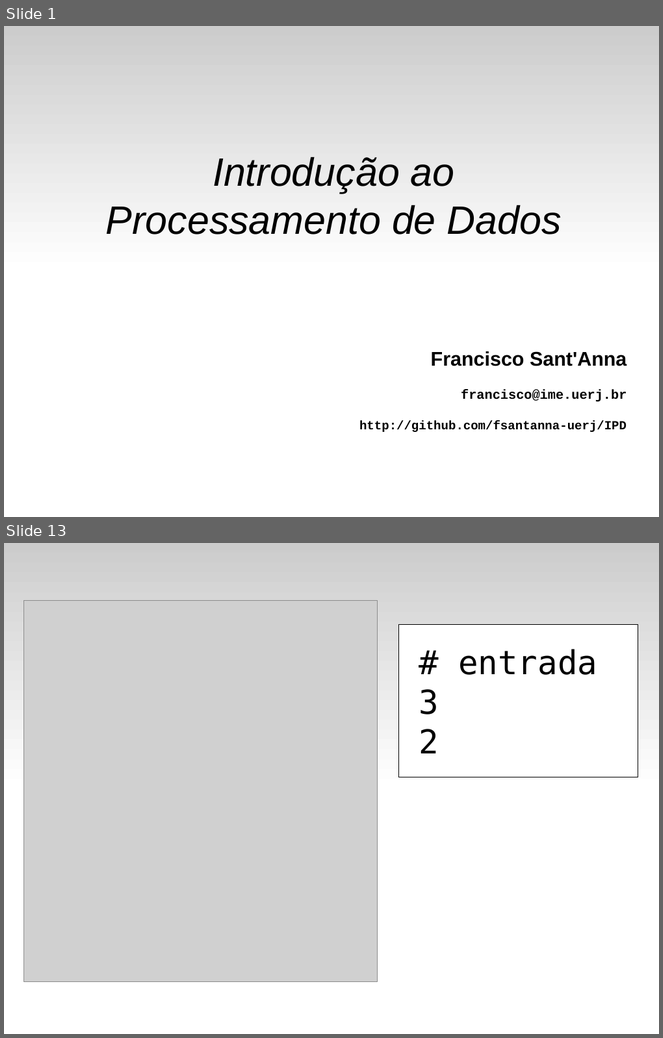
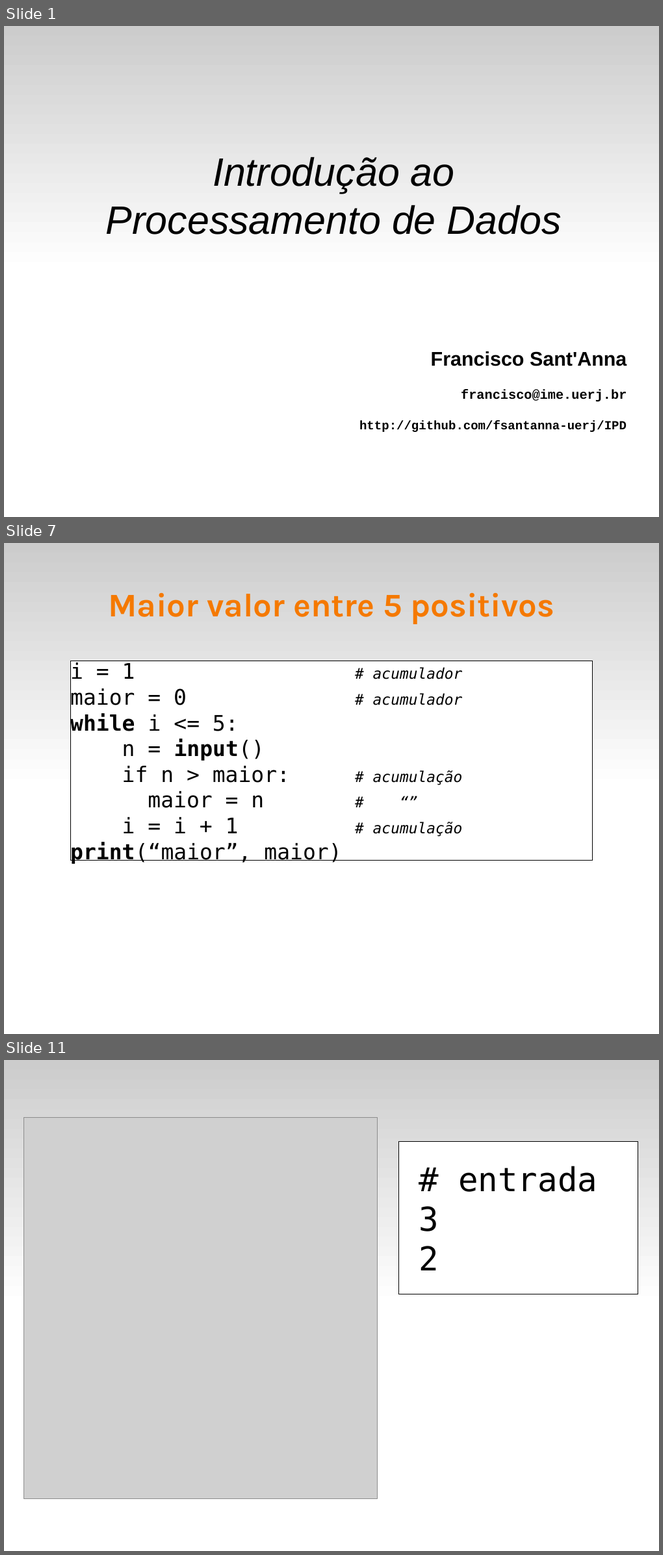
Before and after one commit to fsantanna-uerj/IPD, a slide deck: slides/ipd-05-while.odp. Shown one above the other, each under a label of ours: slides 1 and 13 before the commit, slides 1, 7 and 11 after it; the slides between them are not shown. The pictures are 663x1038 and 663x1555 pixels, drawn with LibreOffice and Linux fonts; fonts in the diff are those of the drawing; grey boxes stand for pictures. Boxes give left, top, right and bottom in pixels: in the first picture for what was removed or moved away, otherwise in the second. Text is boxed around its words. In the diff, an @@ line names an element or a change of style, - is before the commit and + after.

```diff
--- a/slides/ipd-05-while.odp
+++ b/slides/ipd-05-while.odp
@@ slide 7 added at (4, 543, 659, 1034), background #FFFFFF; not listed: 1 template element that a slide beside it also shows @@
@@ title added at (108, 593, 555, 624), 40 pt, text #F57900, bold @@
+Maior valor entre 5 positivos
@@ rectangle added at (70, 661, 593, 861), fill #FFFFFF, outline #000000 0 pt, 26 pt, text #000000 @@
+i = 1 # acumulador
+maior = 0 # acumulador
+while i <= 5:
+n = input()
+if n > maior: # acumulação
+maior = n # “”
+i = i + 1 # acumulação
+print(“maior”, maior)
@@ what was slide 13 is now slide 11 @@
```
Also in this commit, not shown: 5 slides changed, 3 other slides added, 6 slides removed, 2 other files.
